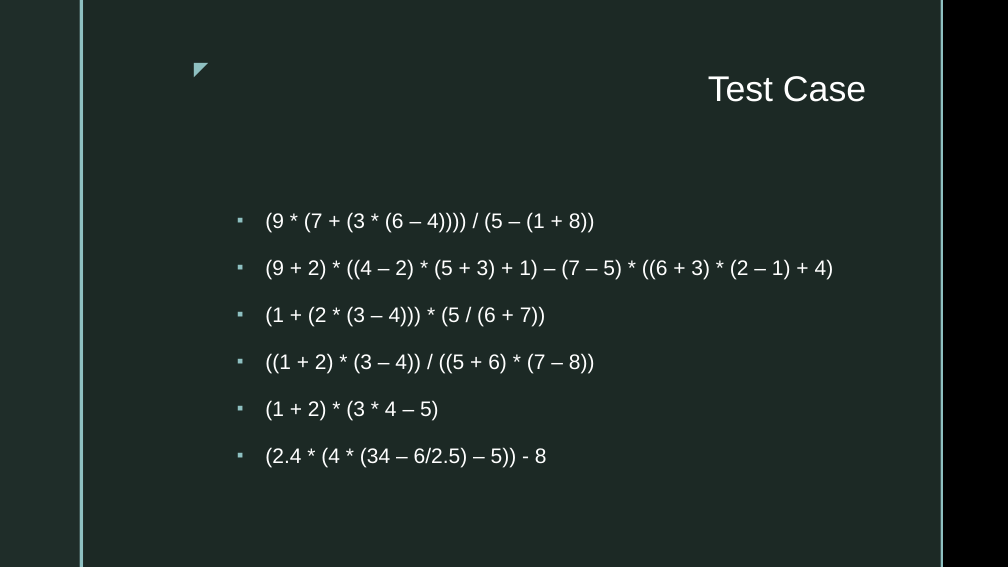
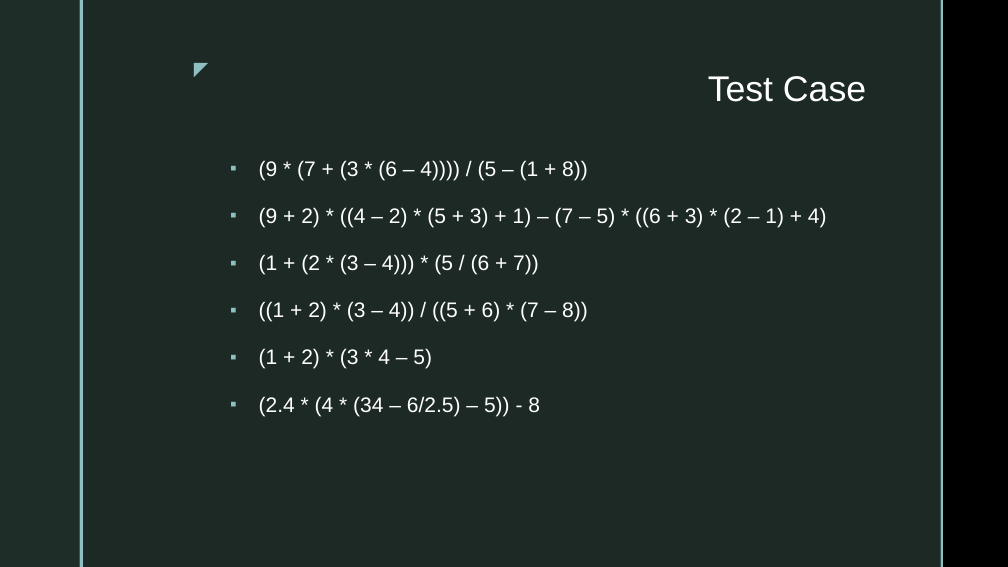
Before and after one commit to ZhongQiyu/sp23-cs608-midterm, a slide deck: slide 5 of CS608 Group 1 Midterm Presentation.pptx. Drawn at 1008x567 pixels with LibreOffice and Linux fonts; fonts in the diff are those of the drawing; background and template pictures are left out. Boxes give left, top, right and bottom in pixels: in the first picture for what was removed or moved away, otherwise in the second. Text is boxed around its words. In the diff, an @@ line names an element or a change of style, - is before the commit and + after.

Commit message:
update 032223

```diff
--- a/CS608 Group 1 Midterm Presentation.pptx
+++ b/CS608 Group 1 Midterm Presentation.pptx
@@ text "(9 * (7 + (3 ...": place and size @@
-text "(9 * (7 + (3 ..." at (265, 212, 834, 467)
+text "(9 * (7 + (3 ..." at (259, 160, 827, 416)
```
Also in this commit, not shown: 1 other slide changed.
